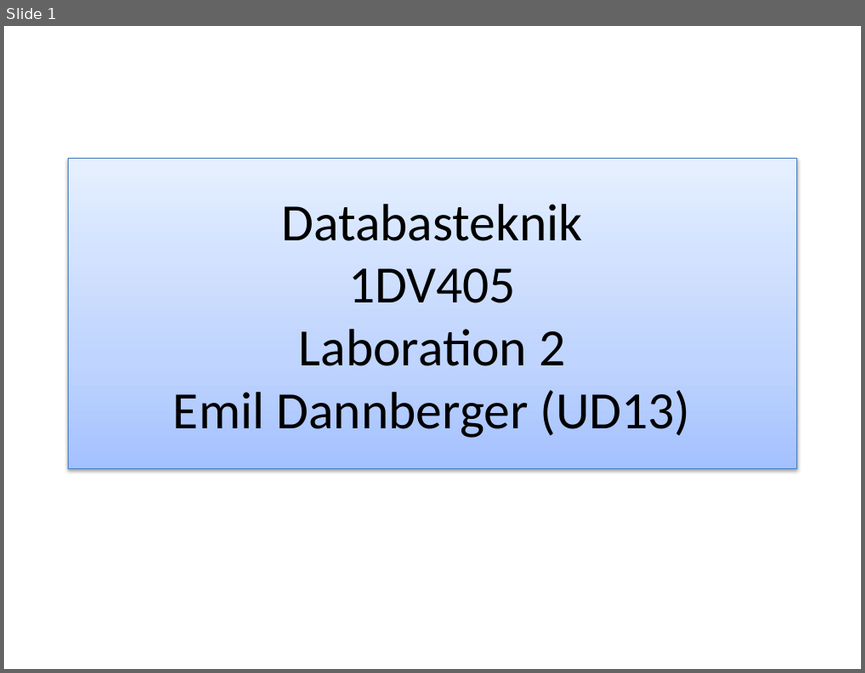
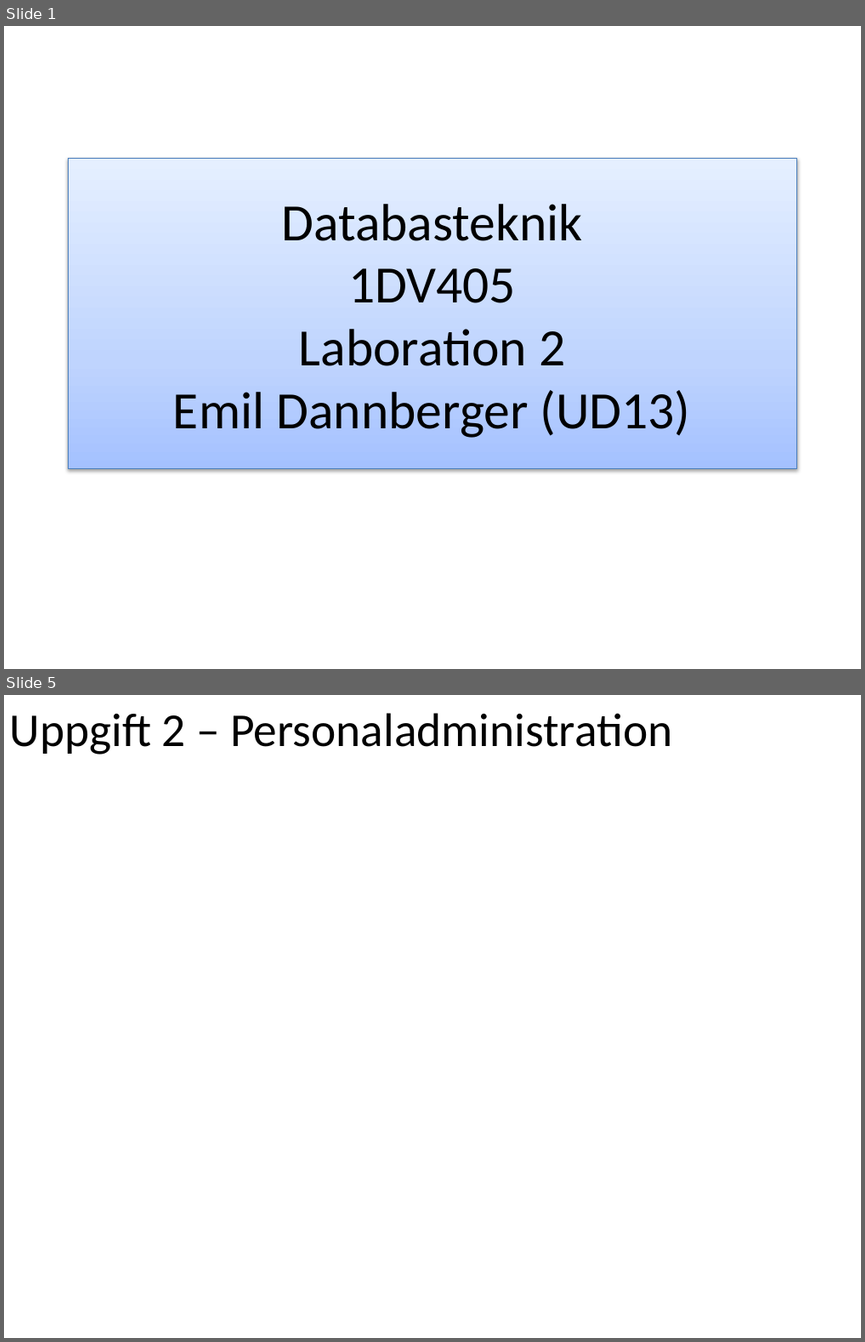
Before and after one commit to ed222an/Databasteknik, a slide deck: Labb 2/Laboration2.pptx. Shown one above the other, each under a label of ours: slide 1 before the commit, slides 1 and 5 after it; the slides between them are not shown. The pictures are 865x673 and 865x1342 pixels, drawn with LibreOffice and Linux fonts; fonts in the diff are those of the drawing. Boxes give left, top, right and bottom in pixels: in the first picture for what was removed or moved away, otherwise in the second. Text is boxed around its words. In the diff, an @@ line names an element or a change of style, - is before the commit and + after.

Commit message:
Uppgift 1 klar.

```diff
--- a/Labb 2/Laboration2.pptx
+++ b/Labb 2/Laboration2.pptx
@@ slide 5 added at (4,695,861,1338), background #FFFFFF @@
@@ title added at (10,713,672,755), 39.6 pt, text #000000 @@
+Uppgift 2 – Personaladministration
```
Also in this commit, not shown: 1 slide changed, 2 other slides added, 1 other file.
